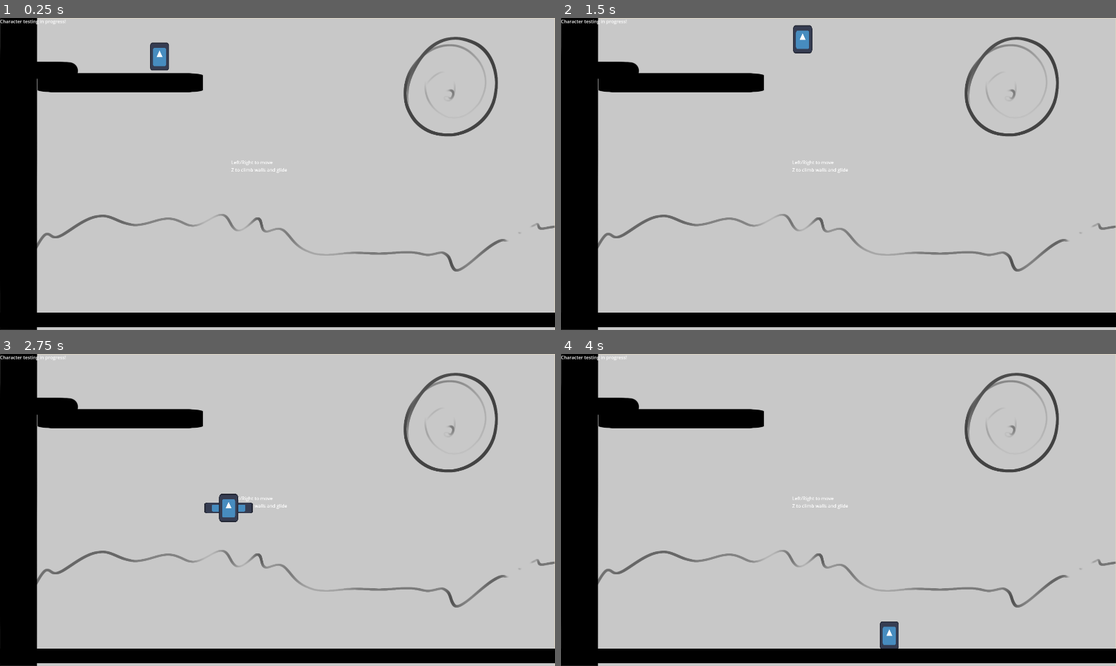
Above: before the commit, frames 1-4 (two rows, left to right).
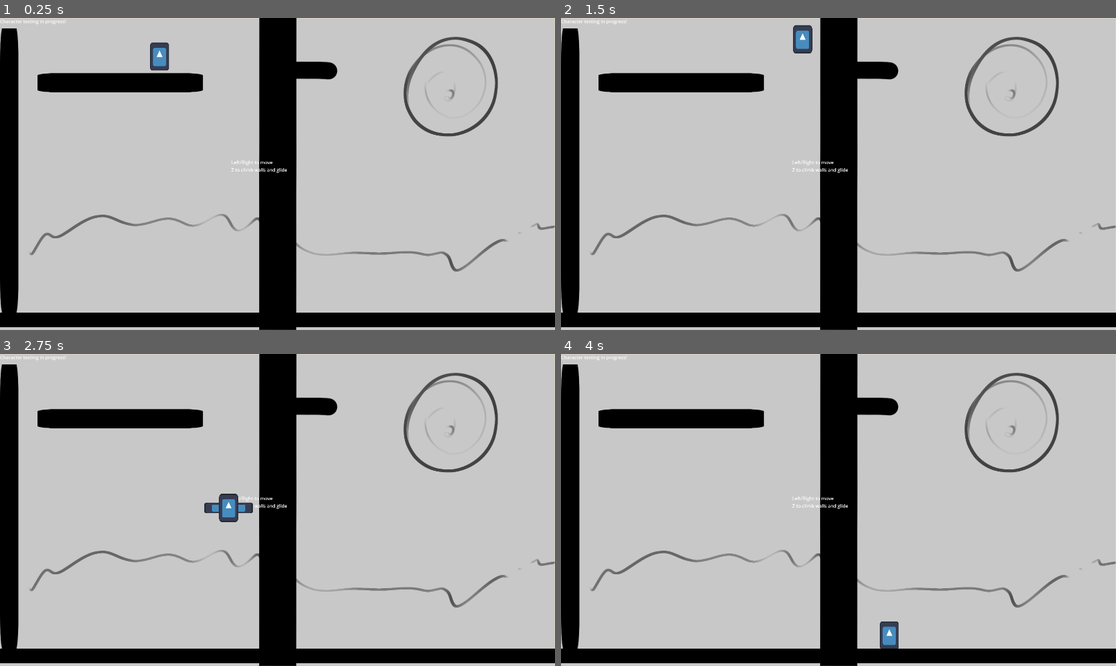
Above: after the commit, the same moments.

Repository: SIFZapata/PowerUp2024
Game: Godot game, scene res://character_test.tscn
Same seed, same stepped clock (60 frames per second), same inputs: the game is played once before the commit and once after it. The engine's default icon, where the game draws it, is replaced by a stand-in: a white triangle on a blue panel in a dark square.
Inputs:
- Up to frame 1 (0.25 s): no input
- Up to frame 2 (1.5 s): hold Z (action_1) 0.53-1.28 s; hold Right (right) from 0.53 s (still down); tap Z (action_1) at 1.35 s
- Up to frame 3 (2.75 s): release Right (right) at 2.03 s; hold Left (left) from 2.03 s (still down); hold Z (action_1) from 2.03 s (still down)
- Up to frame 4 (4 s): release Left (left) at 2.78 s; release Z (action_1) at 2.78 s; hold Right (right) from 2.78 s (still down); tap Z (action_1) at 2.85 s; hold Z (action_1) from 3.53 s (still down)

The runs differ from the first frame. In frame 1, 11% of the frame differs, in the area x 0-61%, y 0-100%; in frame 2, 11%; in frame 3, 11%; in frame 4, 11%.
Error in both runs: Invalid assignment of property or key 'text' with value of type 'String' on a base object of type 'null instance'. (res://PlayerMovement.gd:29)

Commit message:
Move Tree

Diff:
--- a/character_test.tscn
+++ b/character_test.tscn
@@ -19,8 +19,8 @@
 texture = ExtResource("1_35722")
 
 [node name="Three placeholder" type="TextureRect" parent="."]
-offset_left = -6.10352e-05
-offset_right = 272.0
+offset_left = 897.0
+offset_right = 1169.0
 offset_bottom = 1080.0
 texture = ExtResource("2_10bhv")
 
